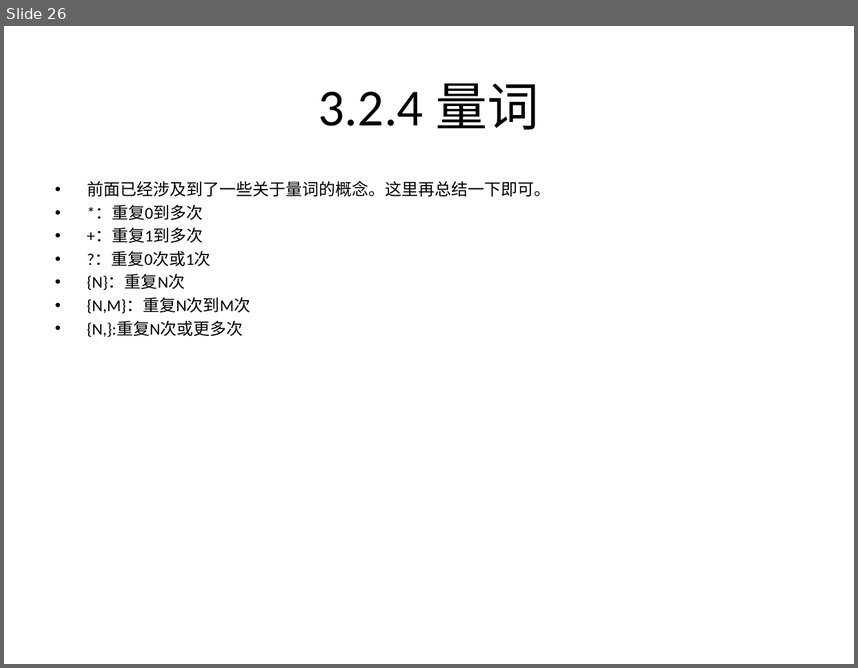
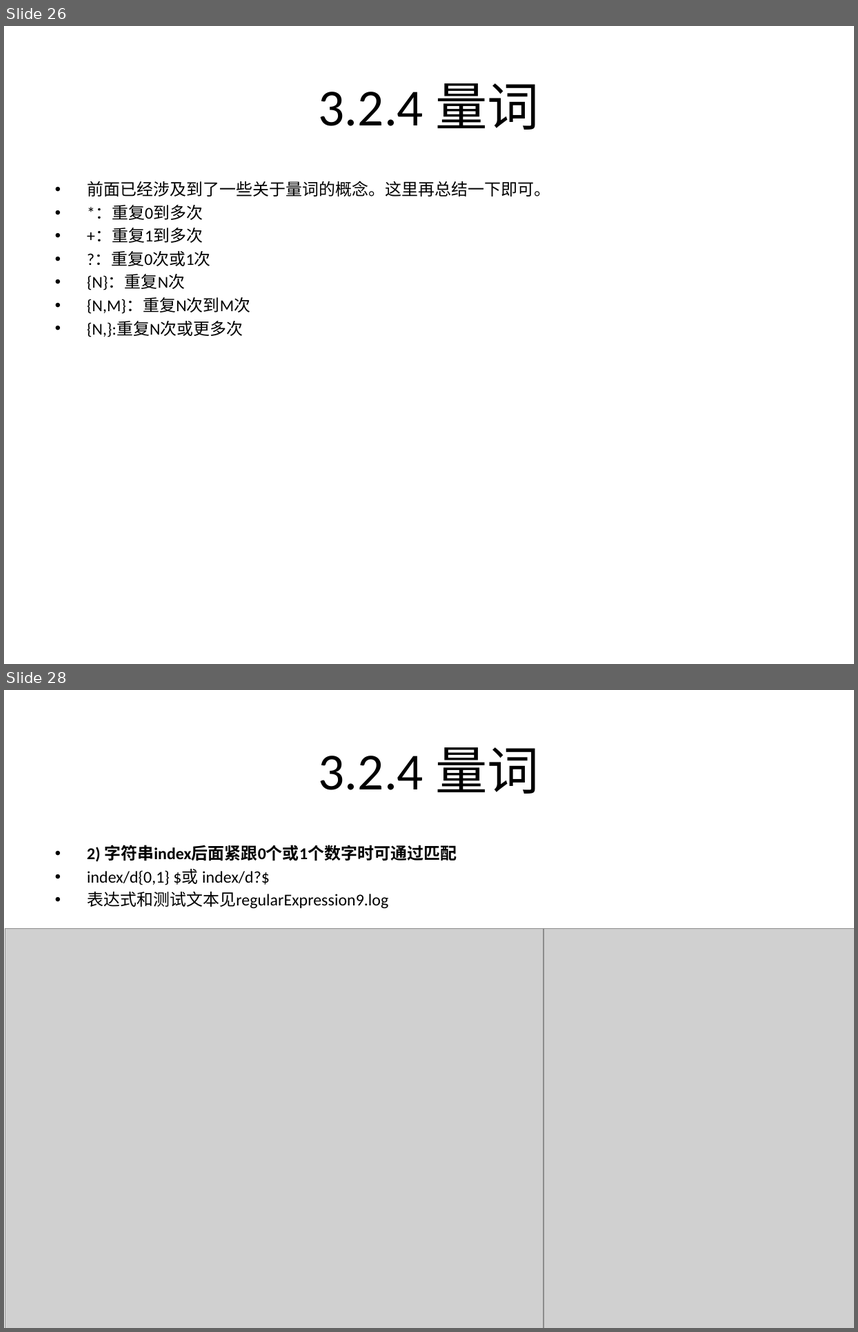
Before and after one commit to rayallen20/regularExpressions, a slide deck: 《PHP核心技术与最佳实践》第3章--正则表达式基础与应用/3.2 正则表达式中的元字符.pptx. Shown one above the other, each under a label of ours: slide 26 before the commit, slides 26 and 28 after it; the slides between them are not shown. The pictures are 858x668 and 858x1332 pixels, drawn with LibreOffice and Linux fonts; fonts in the diff are those of the drawing; grey boxes stand for pictures. Boxes give left, top, right and bottom in pixels: in the first picture for what was removed or moved away, otherwise in the second. Text is boxed around its words. In the diff, an @@ line names an element or a change of style, - is before the commit and + after.

Commit message:
3.2.4部分学习完毕
量词及其应用的几个小例子

```diff
--- a/《PHP核心技术与最佳实践》第3章--正则表达式基础与应用/3.2 正则表达式中的元字符.pptx
+++ b/《PHP核心技术与最佳实践》第3章--正则表达式基础与应用/3.2 正则表达式中的元字符.pptx
@@ slide 28 added at bbox=[4, 690, 854, 1328], background #FFFFFF @@
@@ title added at bbox=[319, 747, 539, 793], 44 pt, text #000000 @@
+3.2.4 量词
@@ text added at bbox=[87, 845, 457, 908], 14 pt, text #000000 @@
+• 2) 字符串index后面紧跟0个或1个数字时可通过匹配
+• index/d{0,1} $或 index/d?$
+• 表达式和测试文本见regularExpression9.log
@@ picture added at bbox=[5, 929, 543, 1328] @@
@@ picture added at bbox=[544, 929, 854, 1328] @@
```
Also in this commit, not shown: 1 other slide added, 2 other files.
